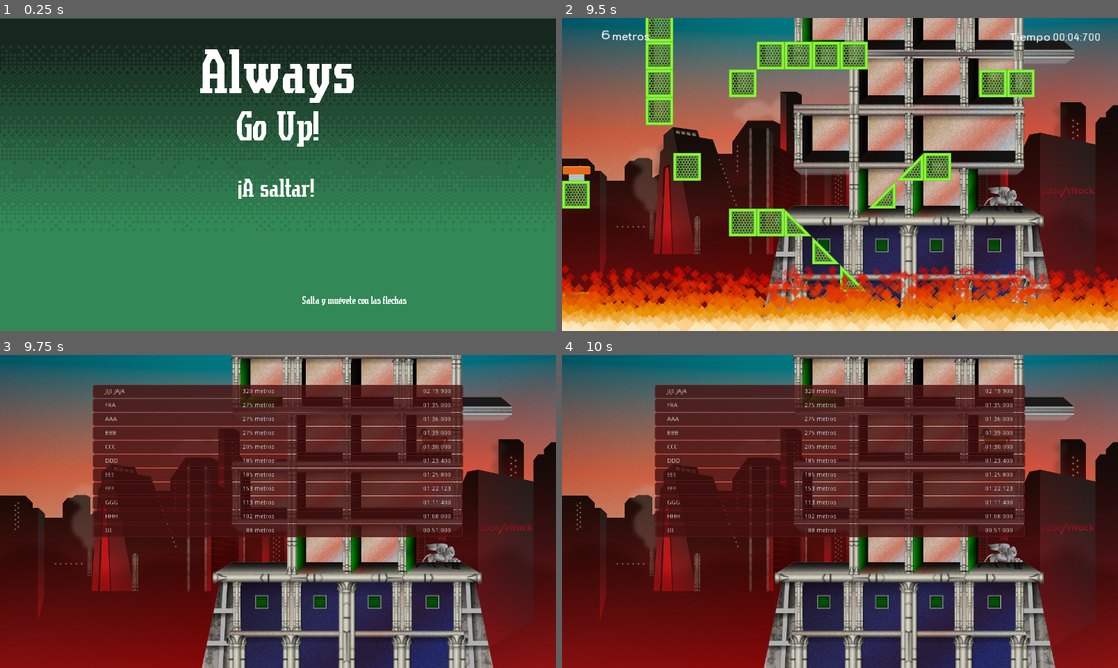
Above: before the commit, frames 1-4 (two rows, left to right).
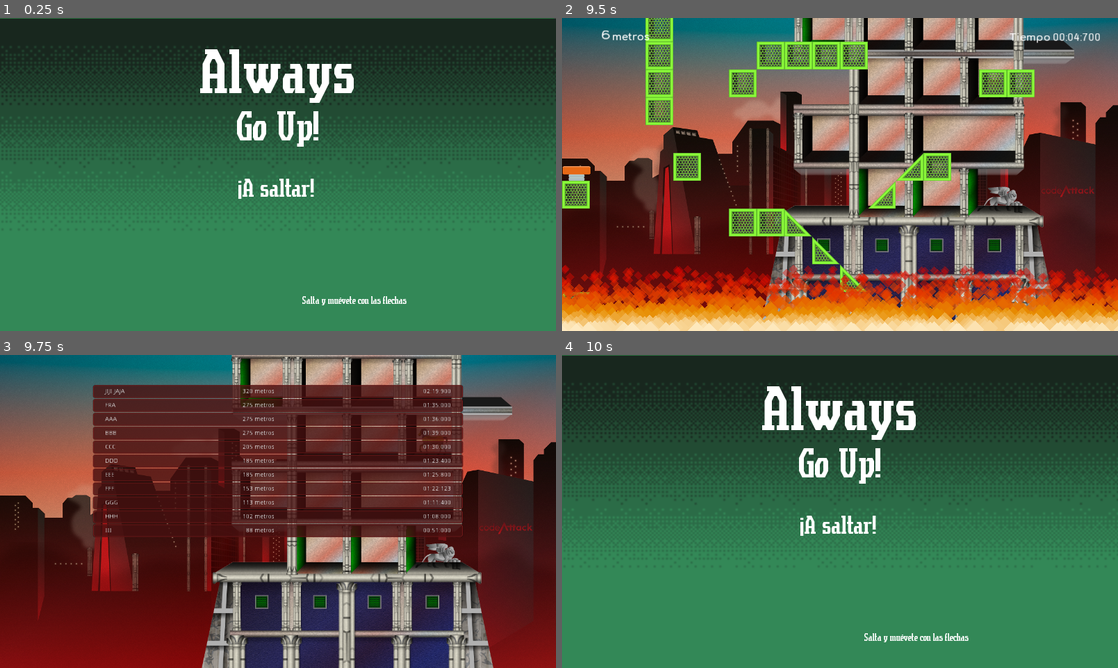
Above: after the commit, the same moments.

Repository: codeattack-medialab/AlwaysGoUp
Game: Godot game, scene res://Start.tscn
Same seed, same stepped clock (60 frames per second), same inputs: the game is played once before the commit and once after it.
Inputs:
- Up to frame 1 (0.25 s): no input
- Up to frame 2 (9.5 s): click "¡A saltar!" at 0.5 s; tap Enter (start, bound only after the commit) at 1.25, 1.35, 2.3, 2.85, 3.6, 5.1, 5.85, 6.8, 7.35, 8.1 s; hold Right (move_right) 1.28-2.78 s; tap Up (jump) at 1.52, 1.55, 1.82, 2.1, 2.27, 2.57, 3.05, 3.77, 4.07, 4.35, 4.52, 4.82, 5.27, 5.57, 6.05, 6.6, 6.77, 7.07, 7.52, 7.55, 7.82, 8.27, 8.57, 8.85 s; hold Left (move_left) 2.78-5.03 s; hold Right (move_right) 5.03-8.78 s; hold Left (move_left) from 8.78 s (still down)
- Up to frame 3 (9.75 s): keep holding Left (move_left); tap Enter (start, bound only after the commit) at 9.6 s
- Up to frame 4 (10 s): keep holding Left (move_left); tap Up (jump) at 9.77 s

Frames 1-3 are identical in both runs. In frame 4, 100% of the frame differs, in the area x 0-100%, y 0-100%.

Commit message:
Add button (start or enter) to exit End scene

Diff:
--- a/End.gd
+++ b/End.gd
@@ -34,6 +34,9 @@
 #	# Called every frame. Delta is time since last frame.
 #	# Update game logic here.
 	$Camera2D.position.y -= 75 * delta
+	if Input.is_action_just_pressed("start") or Input.is_action_just_pressed("jump"):
+		Global.go_to_scene("res://Start.tscn")
+
 
 func draw_list():
 	var nloops
--- a/project.godot
+++ b/project.godot
@@ -41,6 +41,9 @@
 , Object(InputEventKey,"resource_local_to_scene":false,"resource_name":"","device":0,"alt":false,"shift":false,"control":false,"meta":false,"command":false,"pressed":false,"scancode":32,"unicode":0,"echo":false,"script":null)
 , Object(InputEventJoypadButton,"resource_local_to_scene":false,"resource_name":"","device":0,"button_index":0,"pressure":0.0,"pressed":false,"script":null)
  ]
+start=[ Object(InputEventKey,"resource_local_to_scene":false,"resource_name":"","device":0,"alt":false,"shift":false,"control":false,"meta":false,"command":false,"pressed":false,"scancode":16777221,"unicode":0,"echo":false,"script":null)
+, Object(InputEventJoypadButton,"resource_local_to_scene":false,"resource_name":"","device":0,"button_index":11,"pressure":0.0,"pressed":false,"script":null)
+ ]
 
 [rendering]
 
